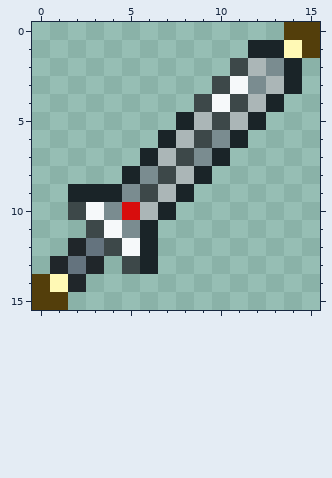
Pixel-art sprite, stored at Items/Weapons/AdaptiveDagger.png. Above: the version before the commit.
The file is 32x32 pixels, drawn in blocks of 2x2; one block is one cell here. Colours within 5 levels of each other are drawn and written as one.
The result:
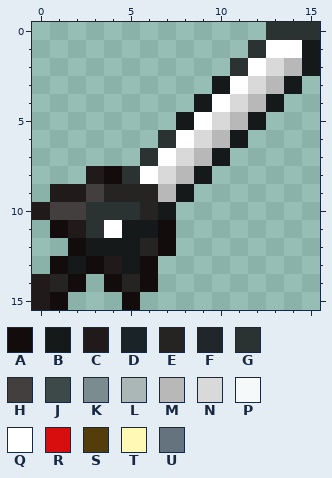
Palette (. is transparent): A #120c0c  B #151919  C #211a1a  D #1a2428  E #262323  F #20262a  G #2a3232  H #443f3f  J #3d4849  K #7a8c90  L #abb6b7  M #b8b8b8  N #d9d9d9  P #f6f9fa  Q #ffffff  R #d80d0d  S #533e0b  T #fff9b5  U #64737e
The edit:
Changed rows in their new state; - is an unchanged pixel.
first column x 0:
 0 -------------GGG
 1 ------------GQQB
 2 -----------GQNMB
 3 ----------BQNMB-
 4 ---------BQNMB--
 5 --------BQNMB---
 6 -------GQNMB----
 7 ------GQNMB-----
 8 ---CAGQNMB------
 9 -CCHEEEMB-------
10 CHHGGGEB--------
11 -ACGQBBA--------
12 --ABBBEA--------
13 -ABACBA---------
14 CEA-AEA---------
15 CA---A----------
Where, in picture pixels (left, top, right, bottom), the same in both pictures:
changed: (32, 22, 320, 310)
